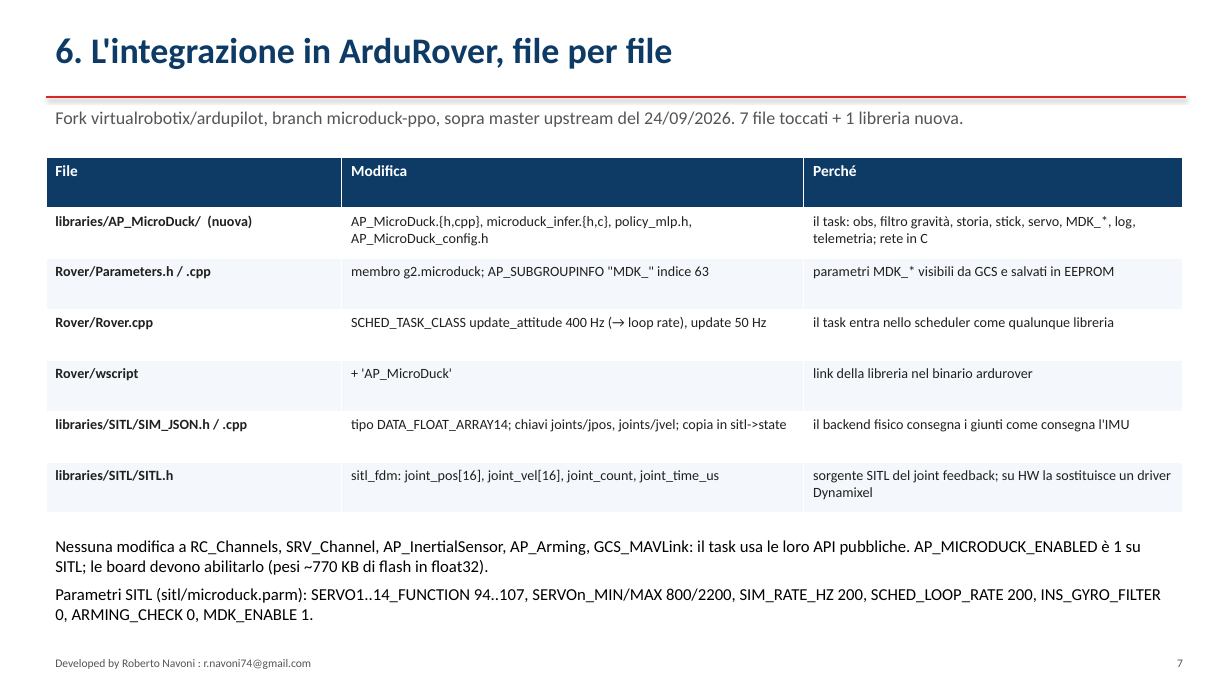
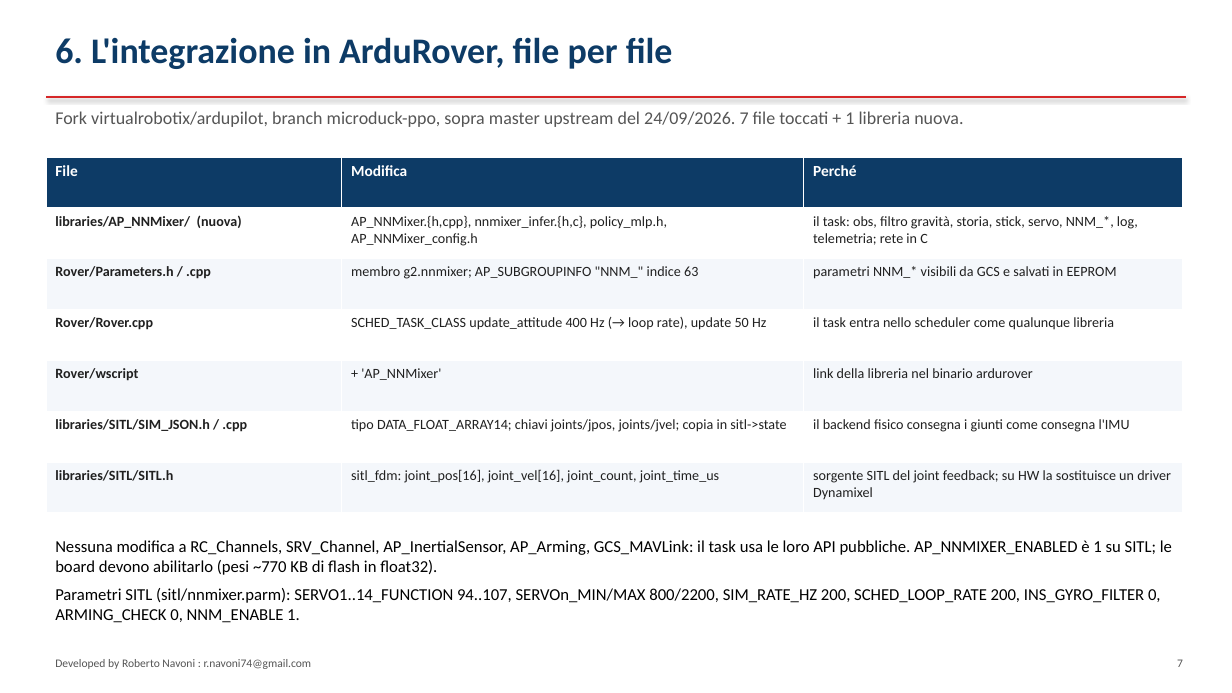
Before and after one commit to virtualrobotix/Arudpilot-Neural-Mixer, a slide deck: slide 7 of docs/architettura-integrazione.pptx. Drawn at 1232x693 pixels with LibreOffice and Linux fonts; fonts in the diff are those of the drawing. Boxes give left, top, right and bottom in pixels: in the first picture for what was removed or moved away, otherwise in the second. Text is boxed around its words. In the diff, an @@ line names an element or a change of style, - is before the commit and + after.

```diff
--- a/docs/architettura-integrazione.pptx
+++ b/docs/architettura-integrazione.pptx
@@ table at [46,157,1183,513] @@
-row 2: libraries/AP_MicroDuck/ (nuova) | AP_MicroDuck.{h,cpp}, microduck_infer.{h,c}, policy_mlp.h, AP_MicroDuck_config.h | il task: obs, filtro gravità, storia, stick, servo, MDK_*, log, telemetria; rete in C
+row 2: libraries/AP_NNMixer/ (nuova) | AP_NNMixer.{h,cpp}, nnmixer_infer.{h,c}, policy_mlp.h, AP_NNMixer_config.h | il task: obs, filtro gravità, storia, stick, servo, NNM_*, log, telemetria; rete in C
@@ row 3, column 2: "membro g2.microduck; AP_SUBGROUPINFO "MDK_" indice 63" to "membro g2.nnmixer; AP_SUBGROUPINFO "NNM_" indice 63" @@
-row 3, column 3: parametri MDK_* visibili da GCS e salvati in EEPROM
+row 3, column 3: parametri NNM_* visibili da GCS e salvati in EEPROM
-row 5, column 2: + 'AP_MicroDuck'
+row 5, column 2: + 'AP_NNMixer'
@@ text at [55,540,1172,623]: text changed @@
-Nessuna modifica a RC_Channels, SRV_Channel, AP_InertialSensor, AP_Arming, GCS_MAVLink: il task usa le loro API pubbliche. AP_MICRODUCK_ENABLED è 1 su SITL; le board devono abilitarlo (pesi ~770 KB di flash in float32).
-Parametri SITL (sitl/microduck.parm): SERVO1..14_FUNCTION 94..107, SERVOn_MIN/MAX 800/2200, SIM_RATE_HZ 200, SCHED_LOOP_RATE 200, INS_GYRO_FILTER 0, ARMING_CHECK 0, MDK_ENABLE 1.
+Nessuna modifica a RC_Channels, SRV_Channel, AP_InertialSensor, AP_Arming, GCS_MAVLink: il task usa le loro API pubbliche. AP_NNMIXER_ENABLED è 1 su SITL; le board devono abilitarlo (pesi ~770 KB di flash in float32).
+Parametri SITL (sitl/nnmixer.parm): SERVO1..14_FUNCTION 94..107, SERVOn_MIN/MAX 800/2200, SIM_RATE_HZ 200, SCHED_LOOP_RATE 200, INS_GYRO_FILTER 0, ARMING_CHECK 0, NNM_ENABLE 1.
```
Also in this commit, not shown: 10 other slides changed, 24 other files.
